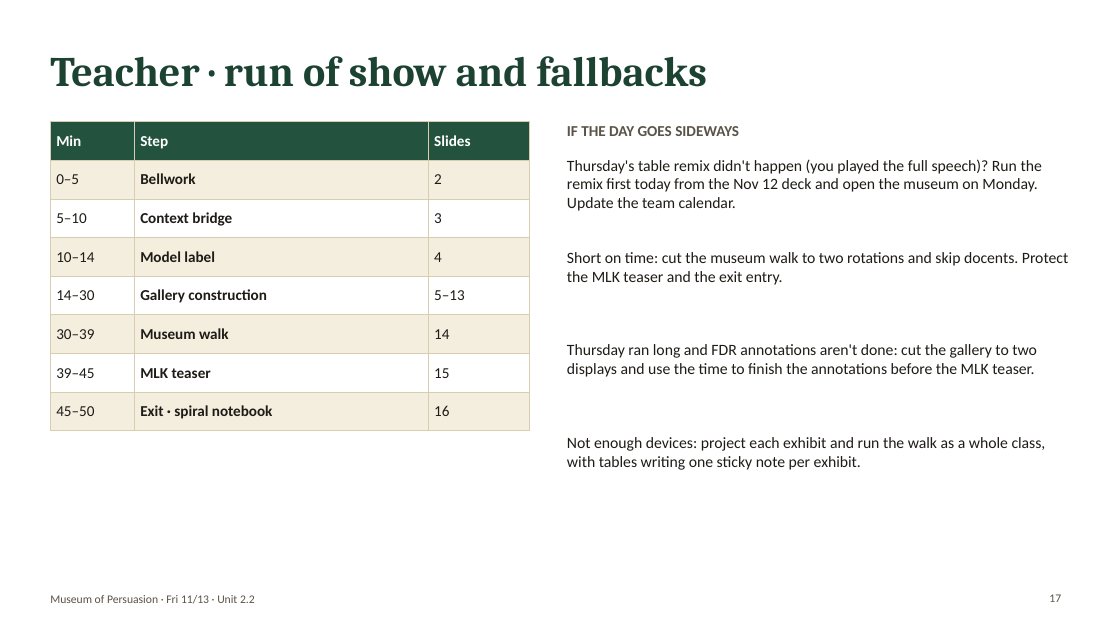
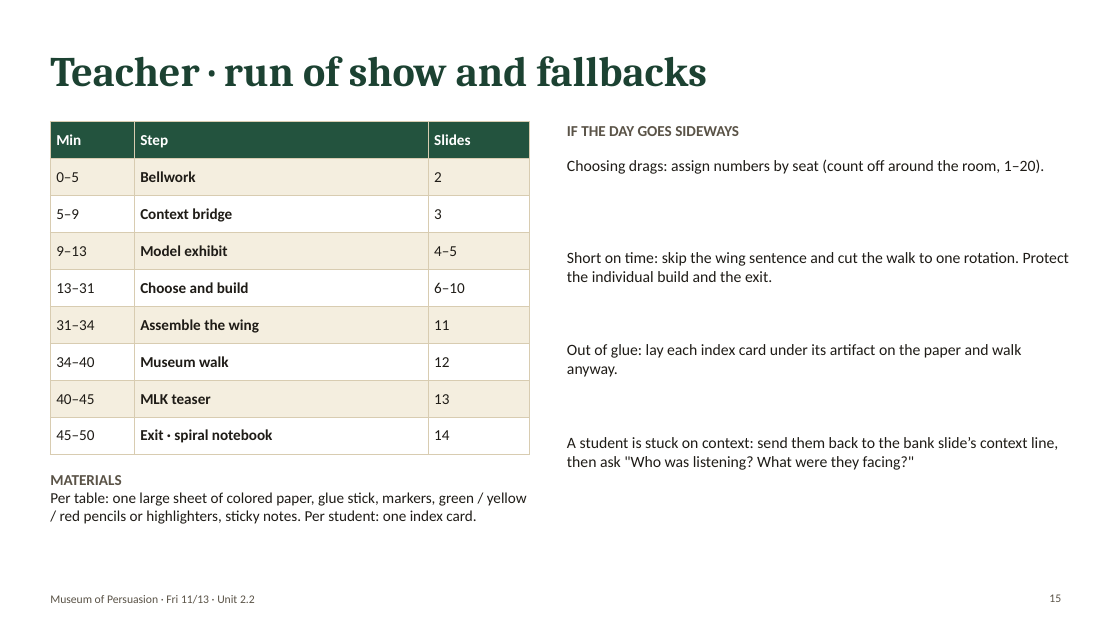
Before and after one commit to bookfairshit/Unit-2.2-Informational-Text, a slide deck: slide 15 of lumio/museum-of-persuasion-nov-13.pptx (slide 17 before the commit). Drawn at 1120x630 pixels with LibreOffice and Linux fonts; fonts in the diff are those of the drawing. Boxes give left, top, right and bottom in pixels: in the first picture for what was removed or moved away, otherwise in the second. Text is boxed around its words. In the diff, an @@ line names an element or a change of style, - is before the commit and + after.

```diff
--- a/lumio/museum-of-persuasion-nov-13.pptx
+++ b/lumio/museum-of-persuasion-nov-13.pptx
@@ table at (50,122,529,447) @@
-row 3: 5–10 | Context bridge | 3
-row 4: 10–14 | Model label | 4
-row 5: 14–30 | Gallery construction | 5–13
-row 6: 30–39 | Museum walk | 14
-row 7: 39–45 | MLK teaser | 15
-row 8: 45–50 | Exit · spiral notebook | 16
+row 3: 5–9 | Context bridge | 3
+row 4: 9–13 | Model exhibit | 4–5
+row 5: 13–31 | Choose and build | 6–10
+row 6: 31–34 | Assemble the wing | 11
+row 7: 34–40 | Museum walk | 12
+row 8: 40–45 | MLK teaser | 13
+row 9: 45–50 | Exit · spiral notebook | 14
@@ text at (567,159,1044,174): text changed @@
-Thursday's table remix didn't happen (you played the full speech)? Run the remix first today from the Nov 12 deck and open the museum on Monday. Update the team calendar.
+Choosing drags: assign numbers by seat (count off around the room, 1–20).
@@ text at (567,252,1069,282): text changed @@
-Short on time: cut the museum walk to two rotations and skip docents. Protect the MLK teaser and the exit entry.
+Short on time: skip the wing sentence and cut the walk to one rotation. Protect the individual build and the exit.
@@ text at (567,344,1021,377): text changed @@
-Thursday ran long and FDR annotations aren't done: cut the gallery to two displays and use the time to finish the annotations before the MLK teaser.
+Out of glue: lay each index card under its artifact on the paper and walk anyway.
@@ text at (567,437,1058,470): text changed @@
-Not enough devices: project each exhibit and run the walk as a whole class, with tables writing one sticky note per exhibit.
+A student is stuck on context: send them back to the bank slide’s context line, then ask "Who was listening? What were they facing?"
@@ text added at (50,475,527,524), 13 pt, text #1F1C17 @@
+MATERIALS
+Per table: one large sheet of colored paper, glue stick, markers, green / yellow / red pencils or highlighters, sticky notes. Per student: one index card.
@@ page number at (1049,594,1061,602): text changed @@
-17
+15
```
Also in this commit, not shown: 5 other slides changed, 8 slides added, 10 slides removed, 2 other files.
